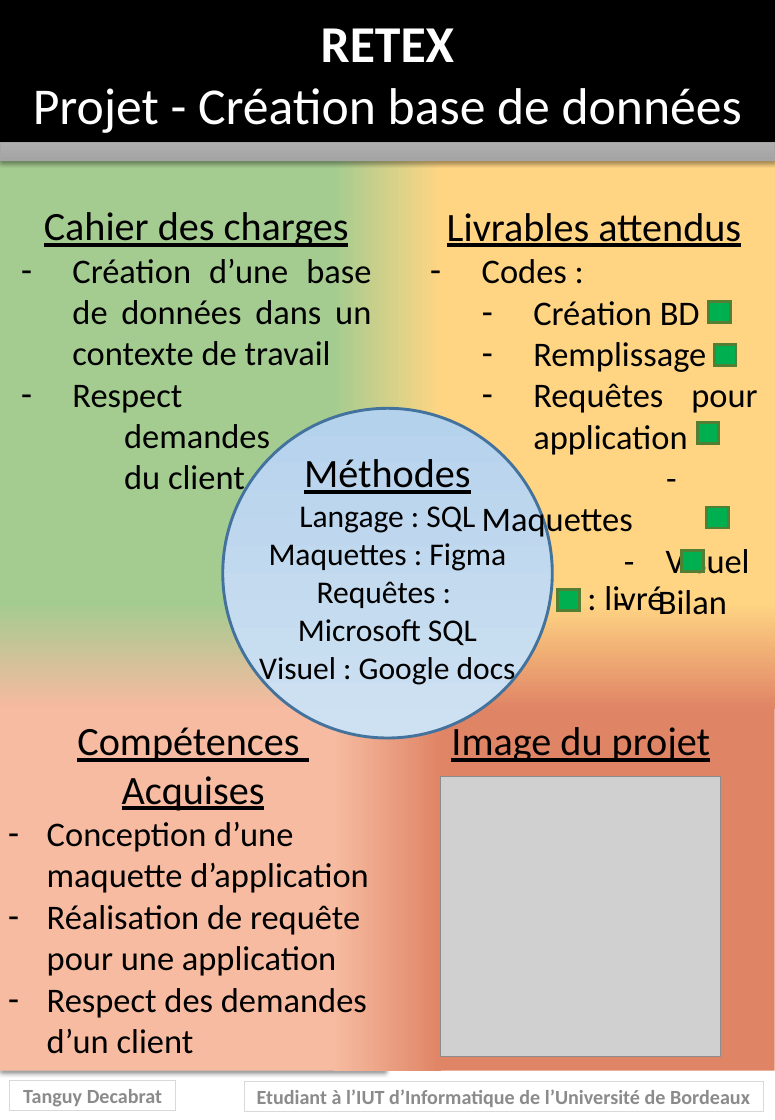
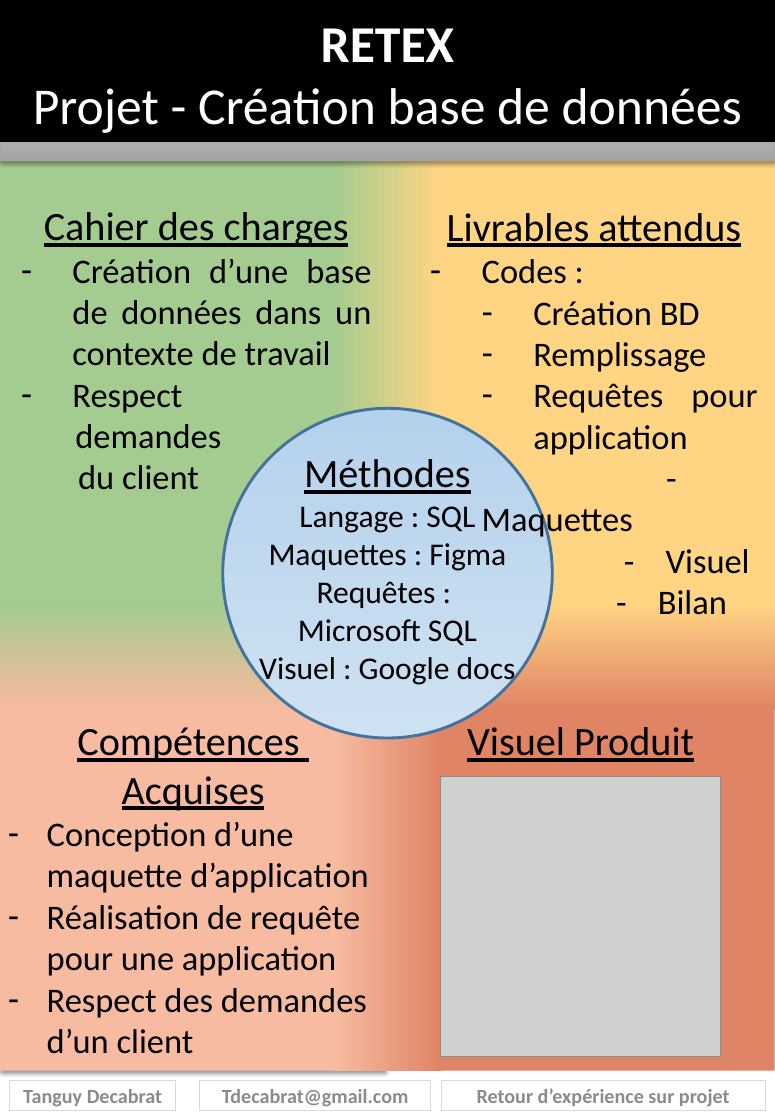
Before and after one commit to TDecabrat/TDecabrat.github.io, a slide deck: slide 2 of assets/Tanguy_Decabrat_S2C_RETEX_PONG.pptx. Drawn at 775x1120 pixels with LibreOffice and Linux fonts; fonts in the diff are those of the drawing; grey boxes stand for pictures. Boxes give left, top, right and bottom in pixels: in the first picture for what was removed or moved away, otherwise in the second. Text is boxed around its words. In the diff, an @@ line names an element or a change of style, - is before the commit and + after.

```diff
--- a/assets/Tanguy_Decabrat_S2C_RETEX_PONG.pptx
+++ b/assets/Tanguy_Decabrat_S2C_RETEX_PONG.pptx
@@ text "Cahier des charges" rewrapped from bbox=[44, 212, 371, 498] to bbox=[44, 212, 371, 490] @@
@@ rectangle removed at bbox=[709, 302, 731, 322] @@
@@ rectangle removed at bbox=[714, 344, 736, 365] @@
@@ rectangle removed at bbox=[698, 423, 719, 443] @@
@@ rectangle removed at bbox=[707, 506, 728, 527] @@
@@ rectangle removed at bbox=[682, 550, 704, 570] @@
@@ rectangle removed at bbox=[558, 589, 580, 610] @@
@@ text removed at bbox=[604, 586, 664, 614] @@
-: livré
@@ text at bbox=[467, 727, 694, 762]: text changed @@
-Image du projet
+Visuel Produit
@@ rectangle added at bbox=[199, 1080, 431, 1110], outline #D9D9D9 0 pt, 14 pt, text #8B8B8B, bold @@
+Tdecabrat@gmail.com
@@ rectangle removed at bbox=[244, 1081, 763, 1111] @@
-Etudiant à l’IUT d’Informatique de l’Université de Bordeaux
@@ rectangle added at bbox=[441, 1080, 766, 1110], outline #D9D9D9 0 pt, 14 pt, text #8B8B8B, bold @@
+Retour d’expérience sur projet
```
Also in this commit, not shown: 25 other slides changed, 2 slides added, 36 other files.
